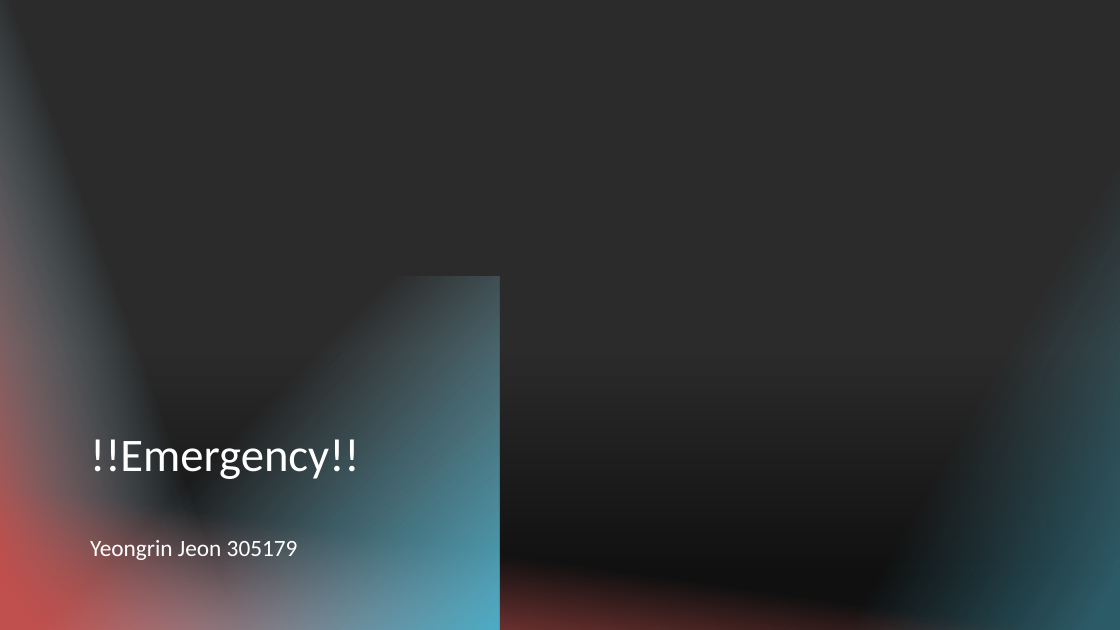
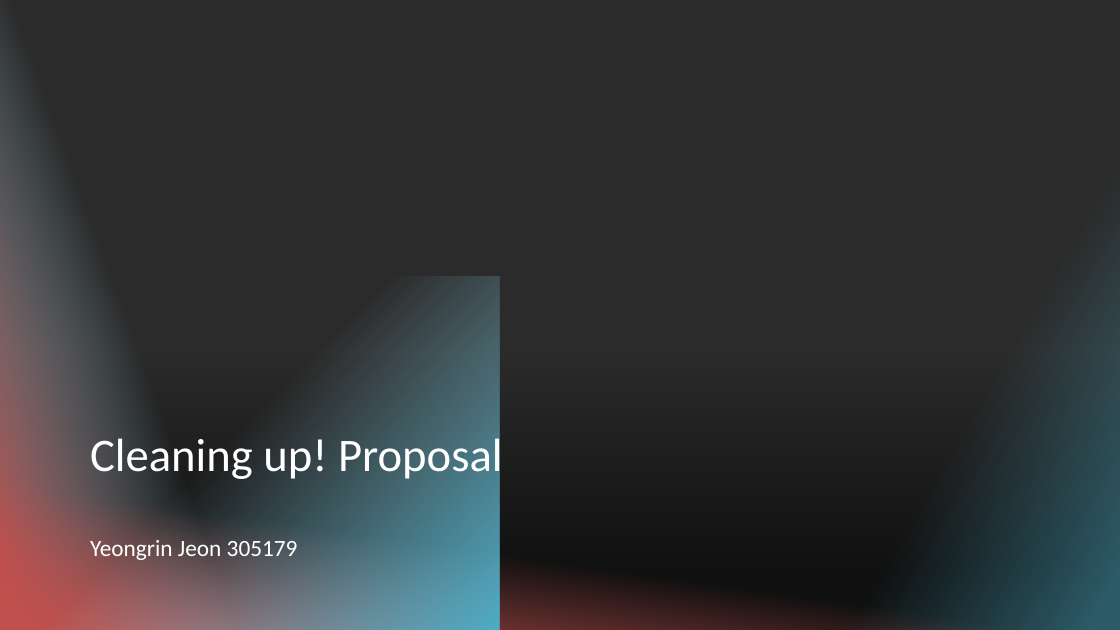
Before and after one commit to yeongrin/Yeongrin_J_AGA312-Rapid-Prototyping-June-24, a slide deck: slide 1 of Yeongrin Jeon PPT.pptx. Drawn at 1120x630 pixels with LibreOffice and Linux fonts; fonts in the diff are those of the drawing; background and template pictures are left out; a plain dark background stands for a picture behind light text. Boxes give left, top, right and bottom in pixels: in the first picture for what was removed or moved away, otherwise in the second. Text is boxed around its words. In the diff, an @@ line names an element or a change of style, - is before the commit and + after.

```diff
--- a/Yeongrin Jeon PPT.pptx
+++ b/Yeongrin Jeon PPT.pptx
@@ title at [90,432,502,483]: text changed @@
-!!Emergency!!
+Cleaning up! Proposal
```
Also in this commit, not shown: 4 other slides changed, 17 other files.
